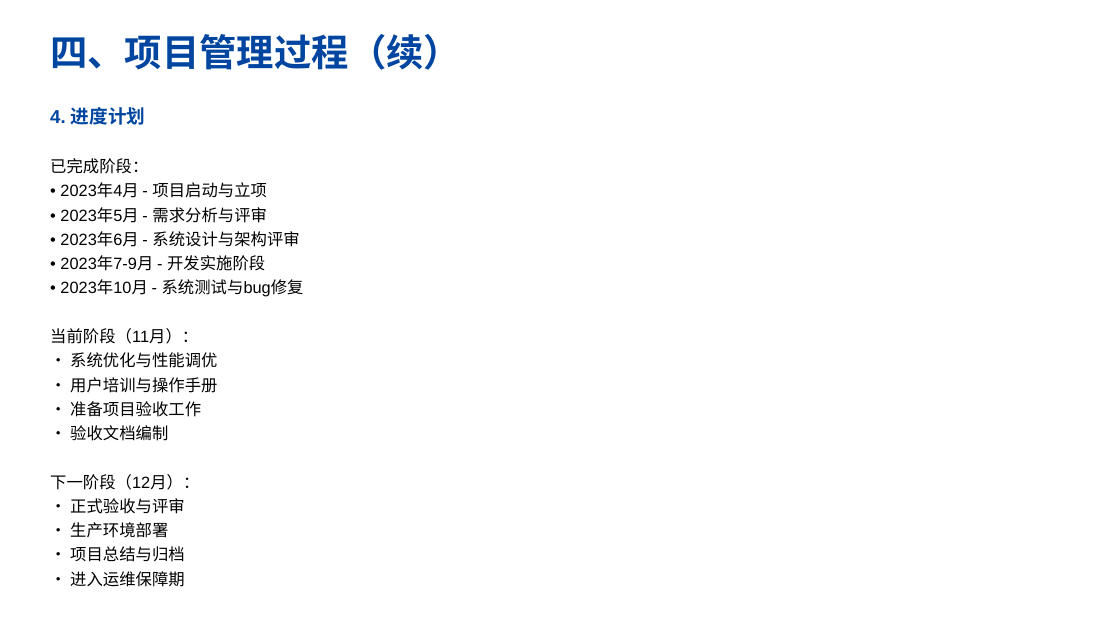
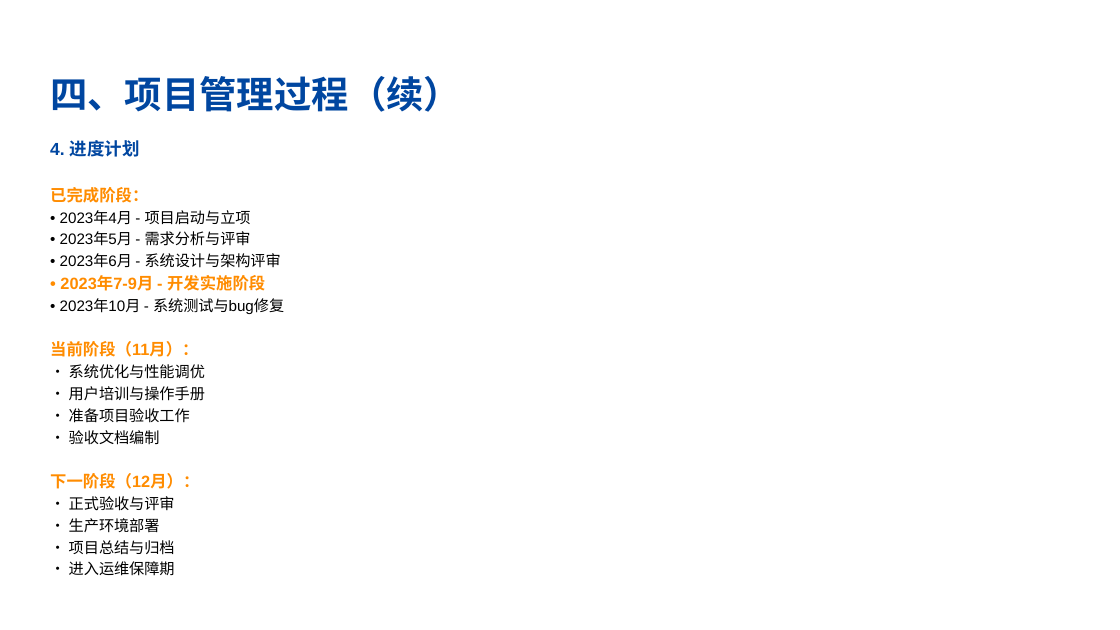
Before and after one commit to ctrlaomao/bjstarfish, a slide deck: slide 7 of report_ppt/融合.pptx. Drawn at 1120x630 pixels with LibreOffice and Linux fonts; fonts in the diff are those of the drawing; background and template pictures are left out. Boxes give left, top, right and bottom in pixels: in the first picture for what was removed or moved away, otherwise in the second. Text is boxed around its words. In the diff, an @@ line names an element or a change of style, - is before the commit and + after.

```diff
--- a/report_ppt/融合.pptx
+++ b/report_ppt/融合.pptx
@@ text "四、项目管理过程（续）": place and size @@
-text "四、项目管理过程（续）" at [50, 34, 461, 70]
+text "四、项目管理过程（续）" at [50, 76, 461, 112]
@@ text "4. 进度计划": place and size @@
-text "4. 进度计划" at [50, 107, 304, 587]
+text "4. 进度计划" at [50, 140, 284, 576]
@@ text "4. 进度计划" at [50, 140, 284, 576]: size 16 to 15 pt in "4. 进度计划"; text colour #000000 to #FF8C00, bold on in "已完成阶段：", "• 2023年7-9月 - 开发实施阶段", "当前阶段（11月）：", "下一阶段（12月）："; size 14 to 13 pt in "• 2023年4月 - 项目启动与立项", "• 2023年5月 - 需求分析与评审", "• 2023年6月 - 系统设计与架构评审", "• 2023年10月 - 系统测试与bug修复" and 8 more places; less space between paragraphs @@
```
Also in this commit, not shown: 15 other slides changed, 1 other file.
